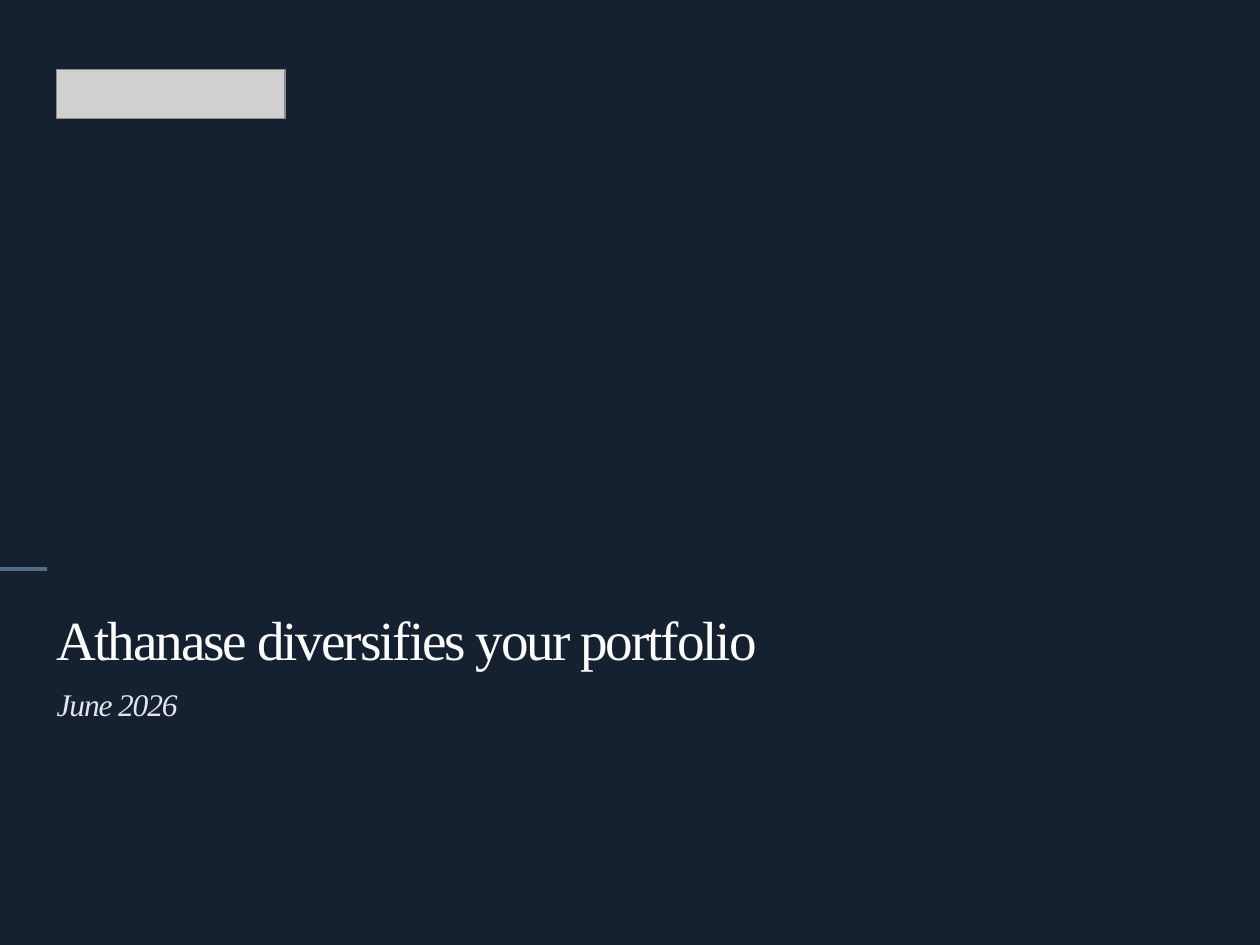
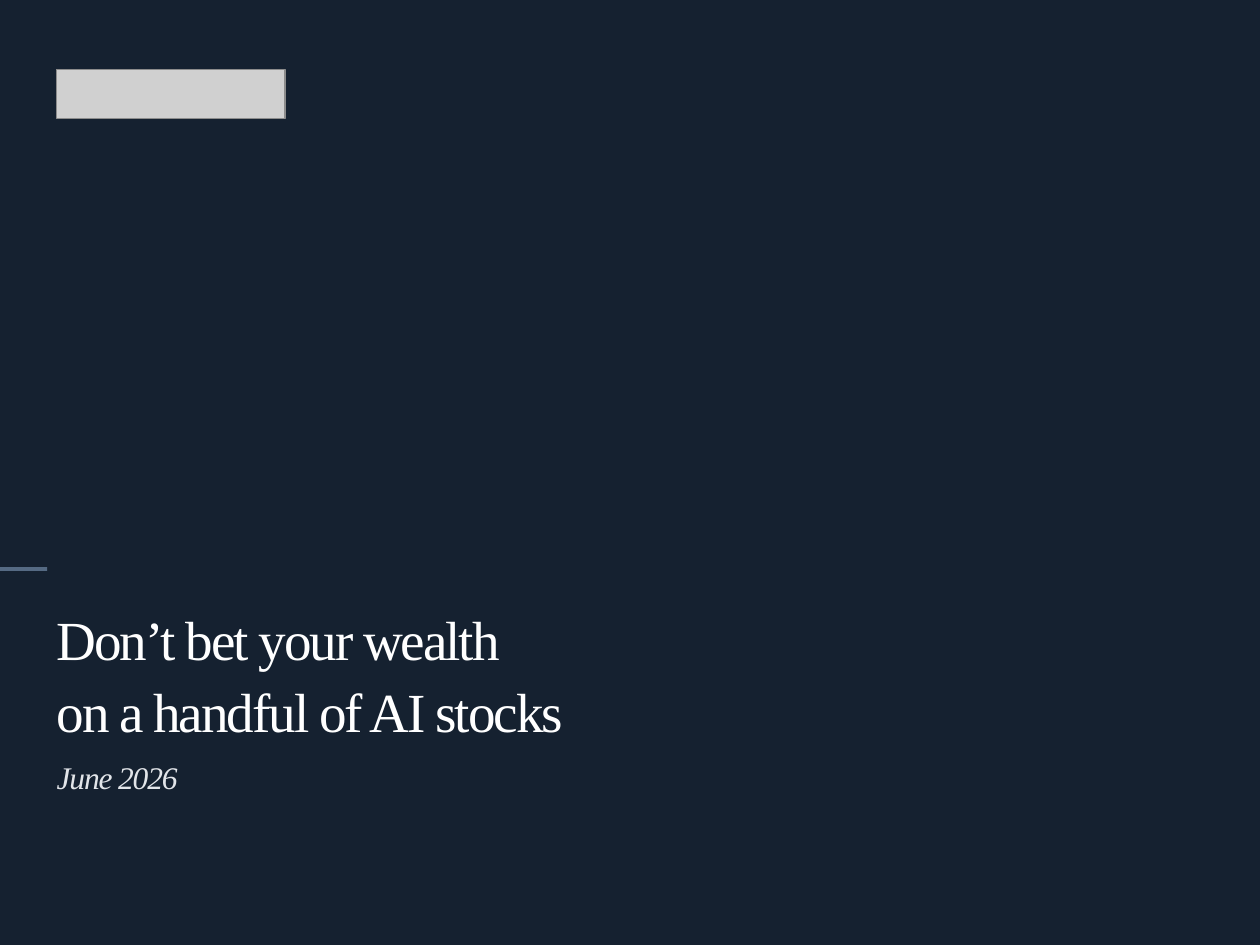
Before and after one commit to charette-lab/Claude, a slide deck: slide 1 of Athanase_Endowment_Pitch_21pp.pptx. Drawn at 1260x945 pixels with LibreOffice and Linux fonts; fonts in the diff are those of the drawing; grey boxes stand for pictures. Boxes give left, top, right and bottom in pixels: in the first picture for what was removed or moved away, otherwise in the second. Text is boxed around its words. In the diff, an @@ line names an element or a change of style, - is before the commit and + after.

```diff
--- a/Athanase_Endowment_Pitch_21pp.pptx
+++ b/Athanase_Endowment_Pitch_21pp.pptx
@@ text at (57, 621, 562, 733): text changed @@
-Athanase diversifies your portfolio
+Don’t bet your wealth
+on a handful of AI stocks
```
